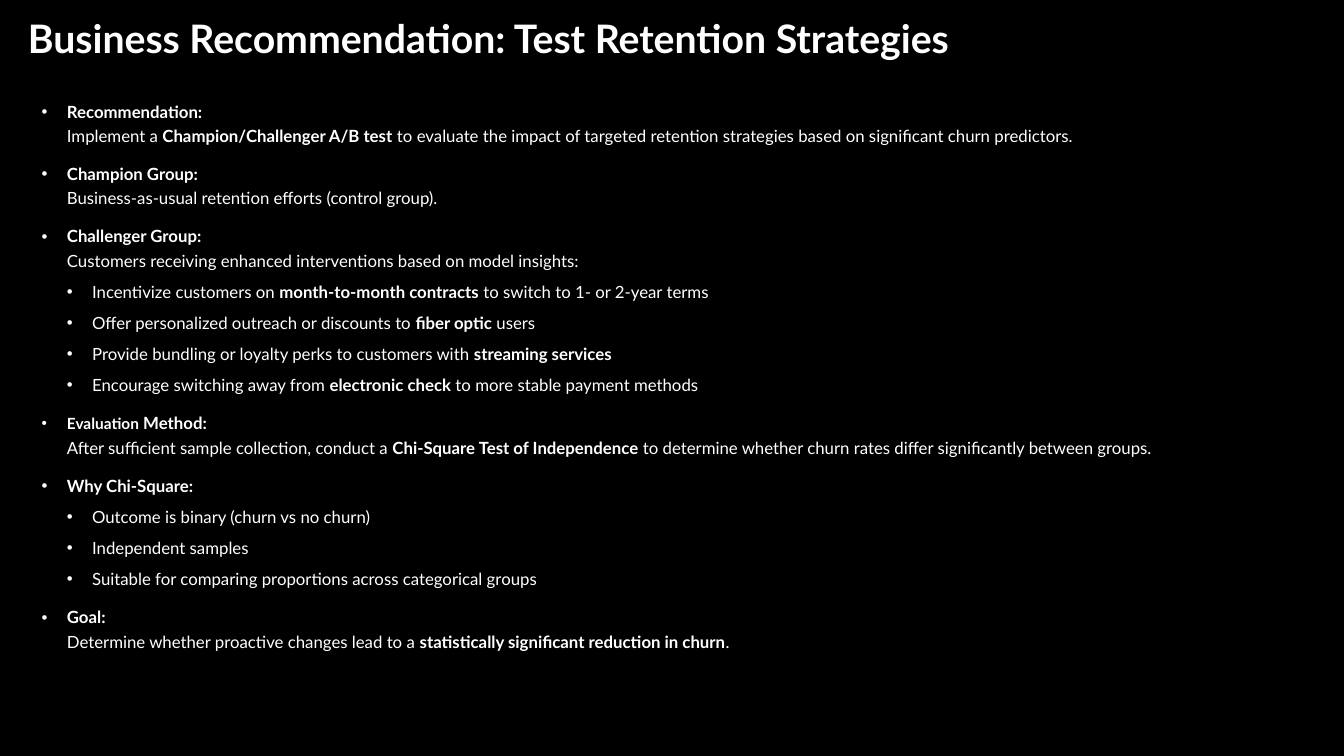
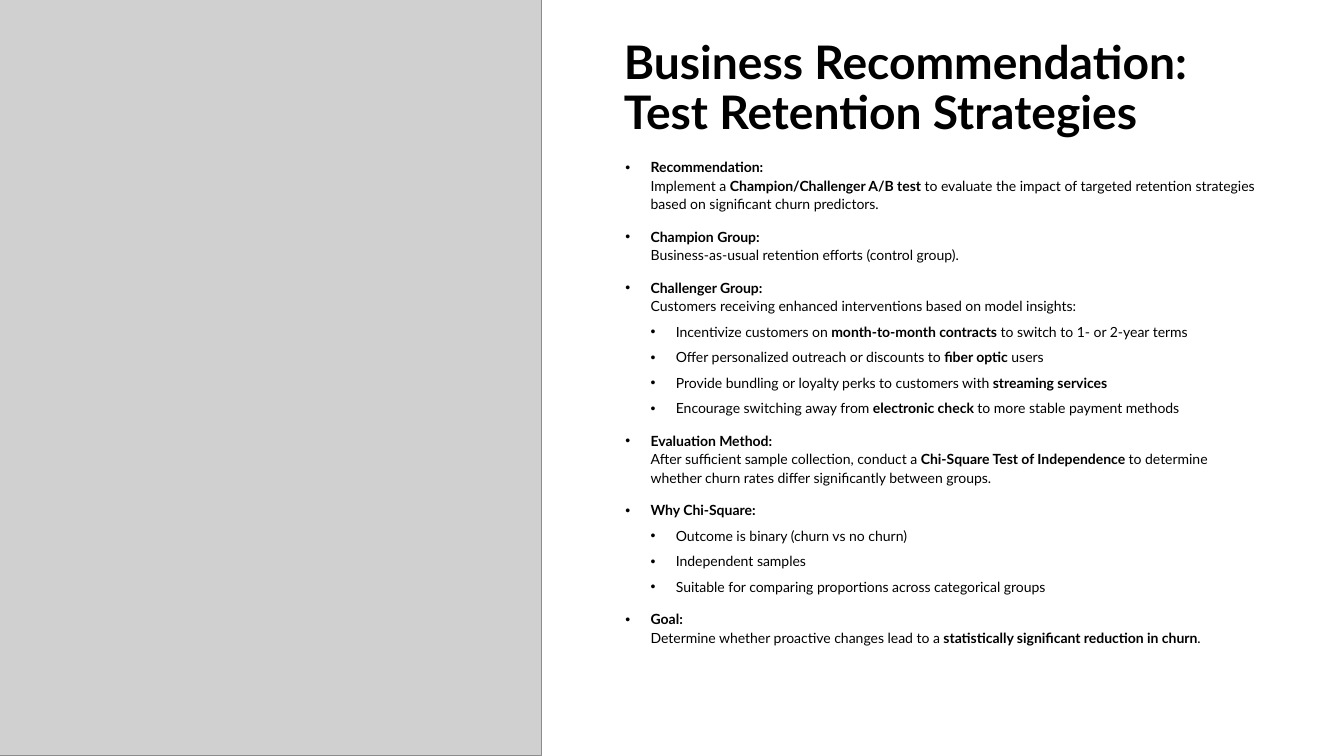
Before and after one commit to whygit10/dddm-final-project, a slide deck: slide 10 of ppt_template.pptx. Drawn at 1344x756 pixels with LibreOffice and Linux fonts; fonts in the diff are those of the drawing; grey boxes stand for pictures. Boxes give left, top, right and bottom in pixels: in the first picture for what was removed or moved away, otherwise in the second. Text is boxed around its words. In the diff, an @@ line names an element or a change of style, - is before the commit and + after.

```diff
--- a/ppt_template.pptx
+++ b/ppt_template.pptx
@@ background #000000 to #FFFFFF @@
@@ picture added at [0, 0, 541, 756] @@
@@ title "Business Recommendation: Test Retention Strategies": place and size @@
-title "Business Recommendation: Test Retention Strategies" at [28, 24, 949, 60]
+title "Business Recommendation: Test Retention Strategies" at [624, 44, 1187, 138]
@@ title "Business Recommendation: Test Retention Strategies" at [624, 44, 1187, 138]: size 28 to 33 pt, text colour #FFFFFF to #000000; vertical alignment top to bottom @@
@@ text "Recommendation: Implement a Champion/Challenger A/B ...": place and size @@
-text "Recommendation: Implement a Champion/Challenger A/B ..." at [67, 105, 1151, 588]
+text "Recommendation: Implement a Champion/Challenger A/B ..." at [651, 161, 1255, 646]
@@ text "Recommendation: Implement a Champion/Challenger A/B ..." at [651, 161, 1255, 646]: size 12 to 10 pt, text colour #FFFFFF to #000000; size 11 to 10 pt in "Evaluation"; line spacing 1.2 to 1.1 @@
```
Also in this commit, not shown: 9 other slides changed.
